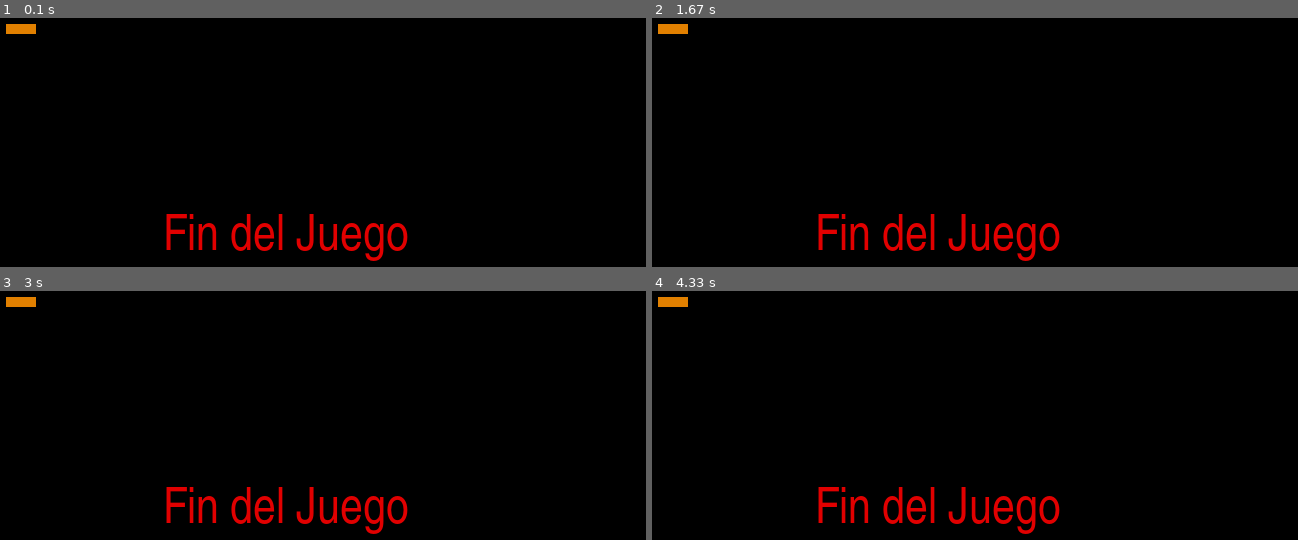
Above: before the commit, frames 1-4 (two rows, left to right).
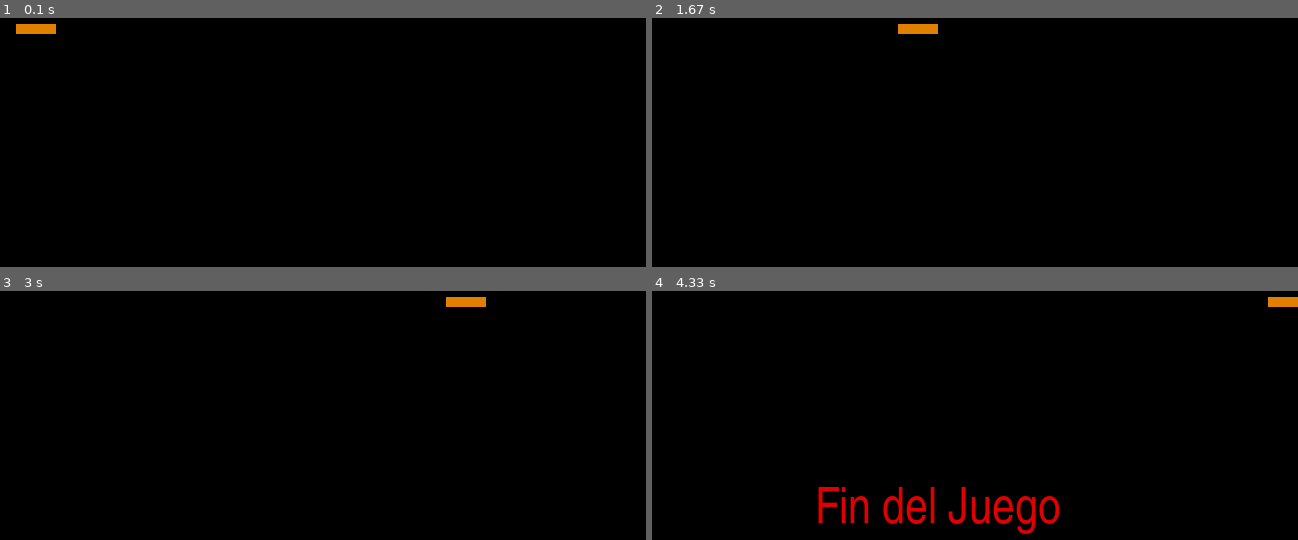
Above: after the commit, the same moments.

Repository: SanDaws/Estructura-de-datos
Game: pygame game, started from Trabajos/Trabajo1/culebrita.py
The game is run twice, just before and just after one commit, with the same random seed, the same clock (stepped at 60 frames per second) and the same inputs.
Inputs:
- Up to frame 1 (0.1 s): no input
- Up to frame 2 (1.67 s): no input
- Up to frame 3 (3 s): no input
- Up to frame 4 (4.33 s): no input

The runs differ from the first frame. In frame 1, 2.2% of the frame differs, in the area x 0-64%, y 2-98%; in frame 2, 2.4%; in frame 3, 2.4%; in frame 4, 0.4%.

Commit message:
solucionado el instagameover

Diff:
--- a/Trabajos/Trabajo1/culebrita.py
+++ b/Trabajos/Trabajo1/culebrita.py
@@ -60,15 +60,15 @@
     if cambia_a =='up' and direccion != 'down': direccion= 'up'
     if cambia_a =='down' and direccion != 'up': direccion= 'down'
     if cambia_a =='left' and direccion != 'right': direccion= 'left'
-    if cambia_a =='rigth' and direccion != 'left': direccion= 'right'
+    if cambia_a =='right' and direccion != 'left': direccion= 'right'
     #movimineto
-    if direccion == 'UP':
+    if direccion == 'up':
         serp_posicion[1] -= 10
-    if direccion == 'DOWN':
+    if direccion == 'down':
         serp_posicion[1] += 10
-    if direccion == 'LEFT':
+    if direccion == 'left':
         serp_posicion[0] -= 10
-    if direccion == 'RIGHT':
+    if direccion == 'right':
         serp_posicion[0] += 10
     #intecambia posiciones
     serp_cuerpo.insert(0, list(serp_posicion))
